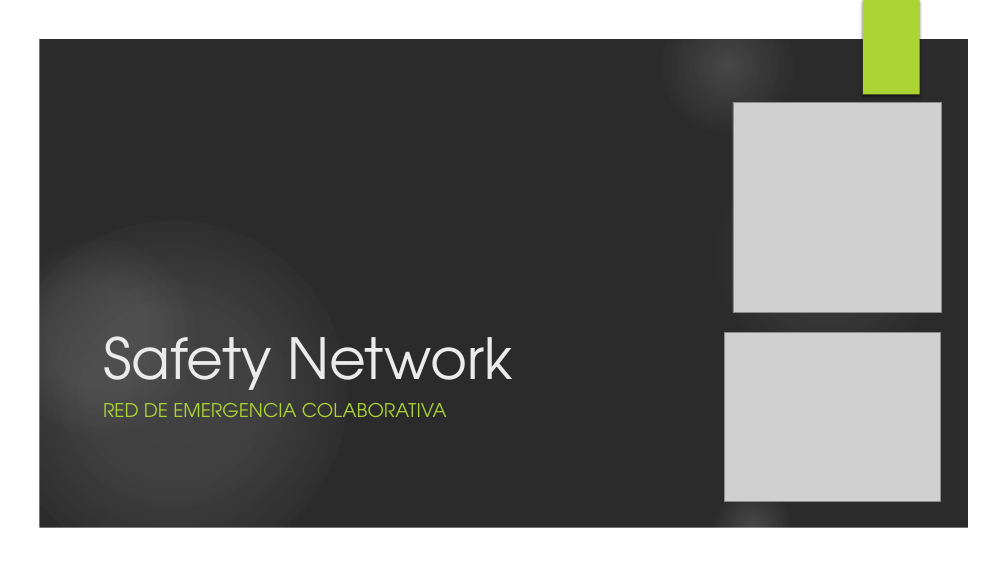
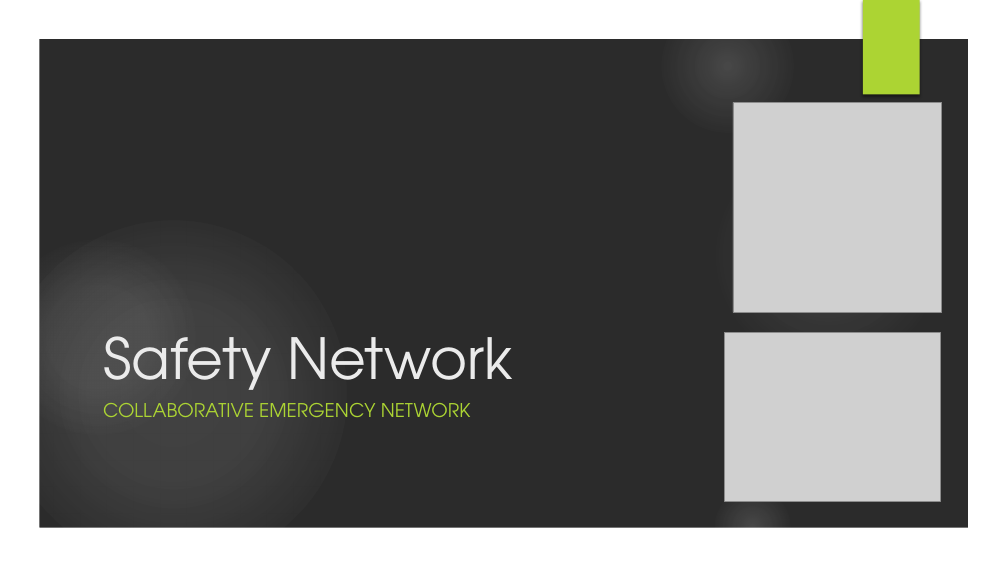
Before and after one commit to javieraviles/spaceappschallenge, a slide deck: slide 1 of Documentation/project_slide.pptx. Drawn at 1008x567 pixels with LibreOffice and Linux fonts; fonts in the diff are those of the drawing; grey boxes stand for pictures; background and template pictures are left out; a plain dark background stands for a picture behind light text. Boxes give left, top, right and bottom in pixels: in the first picture for what was removed or moved away, otherwise in the second. Text is boxed around its words. In the diff, an @@ line names an element or a change of style, - is before the commit and + after.

```diff
--- a/Documentation/project_slide.pptx
+++ b/Documentation/project_slide.pptx
@@ subtitle at (103,403,471,417): text changed @@
-RED DE EMERGENCIA COLABORATIVA
+COLLABORATIVE EMERGENCY NETWORK
```
Also in this commit, not shown: 8 other slides changed, 2 other files.
